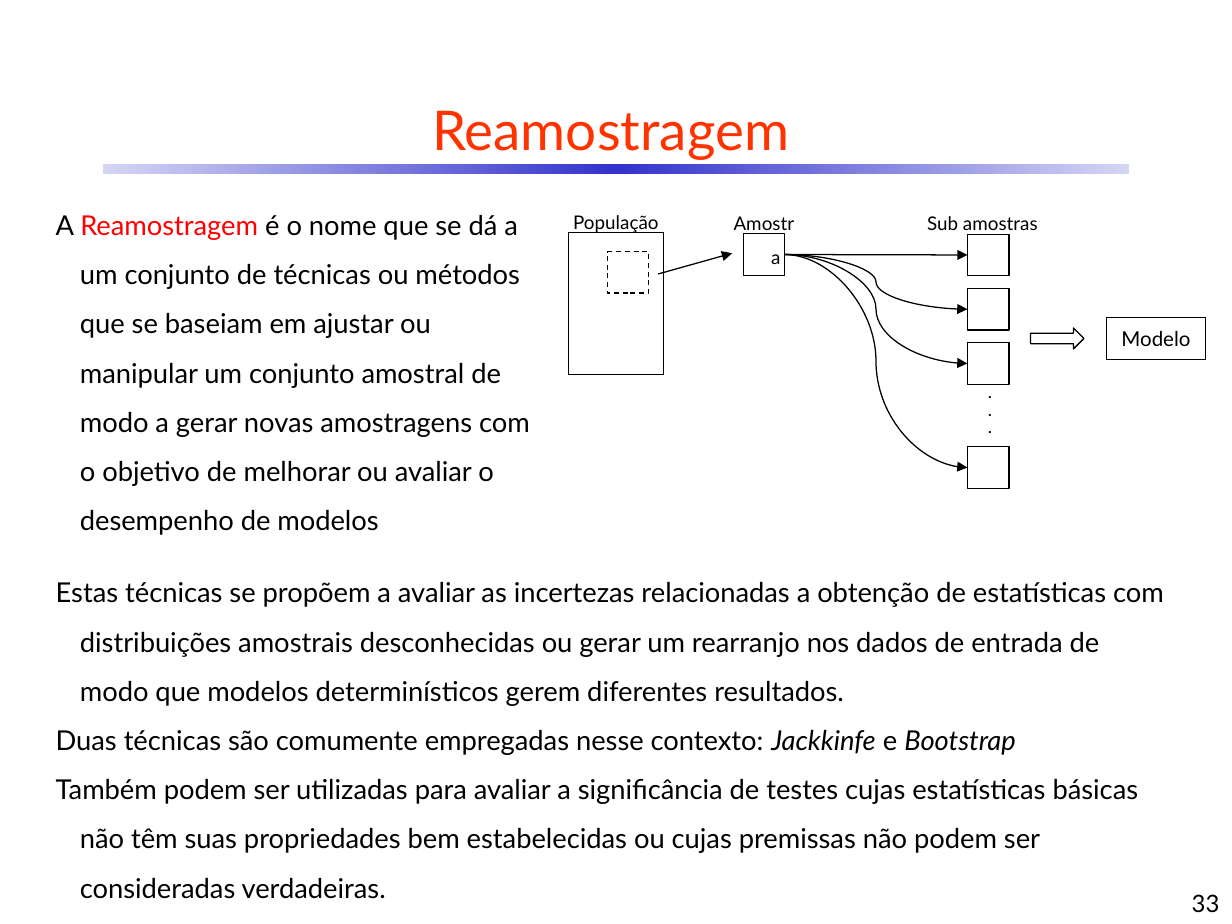
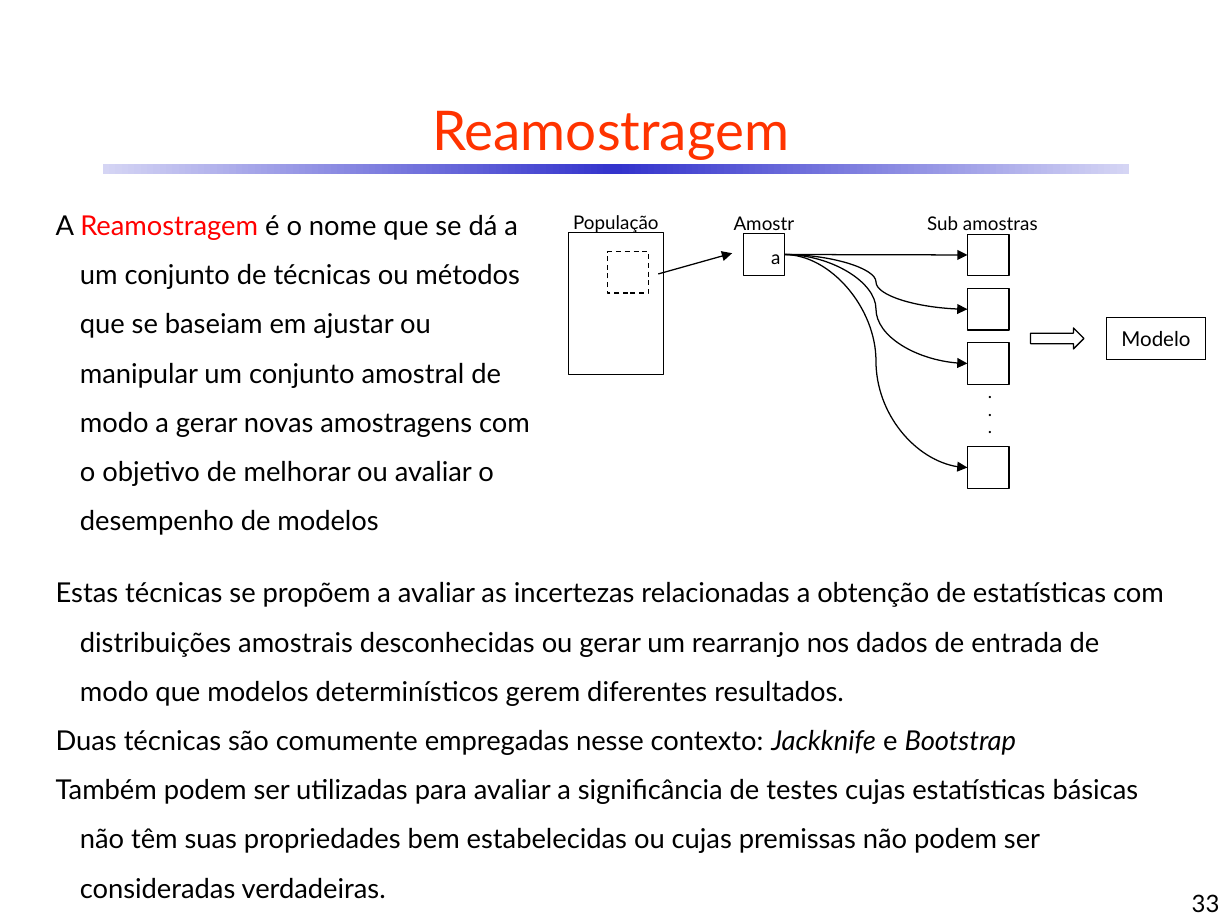
Before and after one commit to CDRenno/Estatistica, a slide deck: slide 33 of ppt/08TAmostr.pptx. Drawn at 1232x924 pixels with LibreOffice and Linux fonts; fonts in the diff are those of the drawing. Boxes give left, top, right and bottom in pixels: in the first picture for what was removed or moved away, otherwise in the second. Text is boxed around its words. In the diff, an @@ line names an element or a change of style, - is before the commit and + after.

```diff
--- a/ppt/08TAmostr.pptx
+++ b/ppt/08TAmostr.pptx
@@ text at [56,730,1017,755]: text changed @@
-Duas técnicas são comumente empregadas nesse contexto: Jackkinfe e Bootstrap
+Duas técnicas são comumente empregadas nesse contexto: Jackknife e Bootstrap
```
Also in this commit, not shown: 1 other slide changed, 6 other files.
